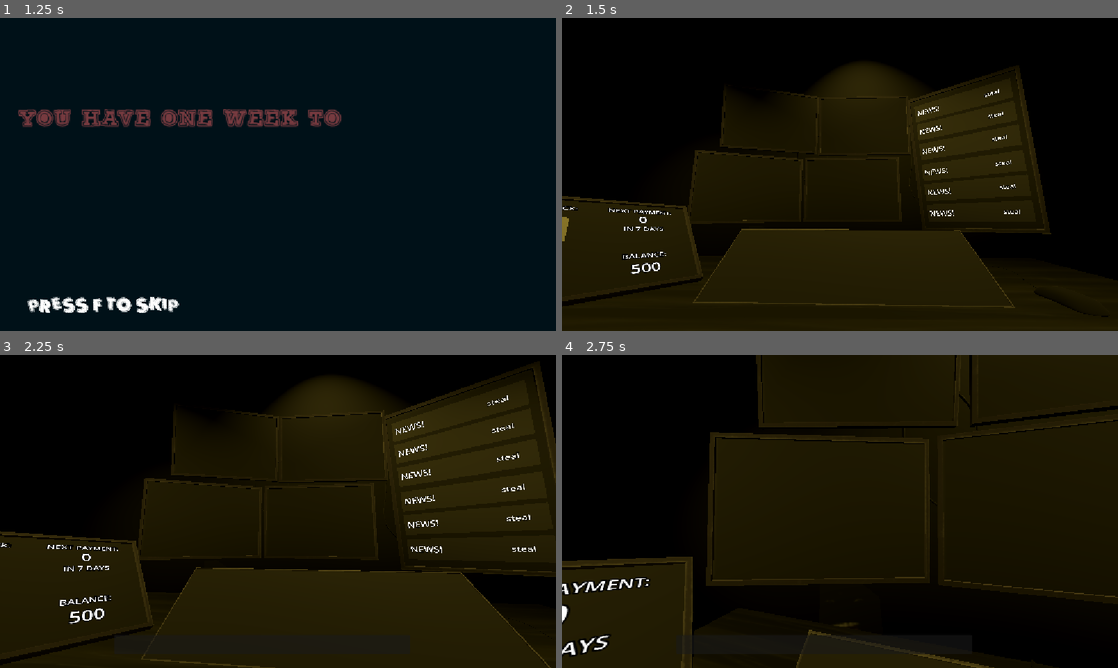
Above: before the commit, frames 1-4 (two rows, left to right).
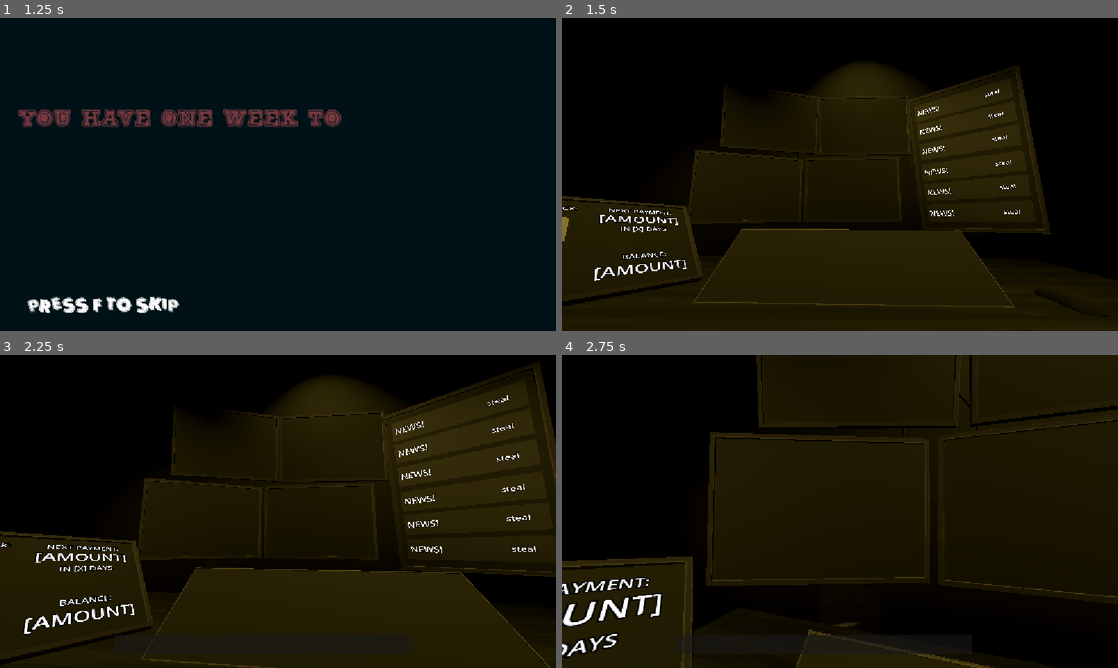
Above: after the commit, the same moments.

Repository: Lilly12568/Stockbouncer
Game: Godot game, scene res://mainmenu.tscn
Two runs of this game, one before a commit and one after it. Both use one fixed random seed, a clock stepped at 60 frames per second and the inputs below. Sound files missing from this copy of the repository are replaced by a short silence.
Inputs (mouse positions are in pixels of both pictures, inside the frame that each line leads up to):
- Up to frame 1 (1.25 s): click "START" at 0.5 s
- Up to frame 2 (1.5 s): tap F at 1.25 s; move the mouse to (962, 158) at 1.27 s; hold F from 1.28 s (still down); click (962, 158) at 1.42 s
- Up to frame 3 (2.25 s): tap Space at 2 s; move the mouse to (166, 527) at 2.02 s; release F at 2.03 s; tap F at 2.1 s; click (166, 527) at 2.17 s
- Up to frame 4 (2.75 s): no input

Frame 1 is identical in both runs. In frame 2, 0.6% of the frame differs, in the area x 5-23%, y 62-84%; in frame 3, 0.9%; in frame 4, 1.1%, in the area x 0-19%, y 76-97%.
Error after the commit: Parse Error: Cannot pass a value of type "int" as "String". (res://side_monitor.gd:40)

Commit message:
buying

Diff:
--- a/Variables.gd
+++ b/Variables.gd
@@ -6,45 +6,45 @@
 
 var companies = {
     "tech": {
-        "Pear":"PEAR",
-        "Novidia":"NOIA",
-        "Macrohard":"MAFT",
-        "Goggle":"GGLE",
-        "Smasnug":"SMSG",
-        "Outel":"OUTL",
-        "AND":"AND",
-        "Huaiwei":"HIAW"
+        "Pear":"ÐPEAR",
+        "Novidia":"ÐNOIA",
+        "Macrohard":"ÐMAFT",
+        "Goggle":"ÐGGLE",
+        "Smasnug":"ÐSMSG",
+        "Outel":"ÐOUTL",
+        "AND":"ÐAND",
+        "Huaiwei":"ÐHIAW"
     },
     "shopping": {
-        "Wolmart":"WMT",
-        "Amazoff":"AMZF",
-        "EBuy":"EBY",
-        "AliBabiš":"ABS",
-        "PriceCo":"PRCO",
-        "Azla.cz":"AZLA",
-        "Houska.cz":"HSKA",
-        "Tescon":"TSCN"
+        "Wolmart":"ÓWMT",
+        "Amazoff":"ÓAMZF",
+        "EBuy":"ÓEBY",
+        "AliBabiš":"ÓABS",
+        "PriceCo":"ÓPRCO",
+        "Azla.cz":"ÓAZLA",
+        "Houska.cz":"ÓHSKA",
+        "Tescon":"ÓTSCN"
     },
     "fashion": {
-        "Louis Crouton":"LICN",
-        "Baddidas":"BDDS",
-        "Chapell":"CHPL",
-        "Mike":"MKE",
-        "Tuna":"TNA",
-        "Over Armor":"OVAR",
-        "Old Balance":"ODBL",
-        "Kevin Clein":"CNKN"
+        "Louis Crouton":"ÒLICN",
+        "Baddidas":"ÒBDDS",
+        "Chapell":"ÒHPL",
+        "Mike":"ÒMKE",
+        "Tuna":"ÒTNA",
+        "Over Armor":"ÒOVAR",
+        "Old Balance":"ÒODBL",
+        "Kevin Clein":"ÒCNKN"
     },
     "food": {
-        "Burger Queen":"BGQ",
-        "Four Guys":"FRGS",
-        "McDaniels":"MCDS",
-        "PFC":"PFC",
-        "Chickpotle":"CKPL",
-        "Moonbucks":"MBKS",
-        "Metro":"MTR",
-        "Pizza House":"PZSH",
-        "Sandwich Avenue":"SWAV"
+        "Burger Queen":"ÑBGQ",
+        "Four Guys":"ÑFRGS",
+        "McDaniels":"ÑMCDS",
+        "PFC":"ÑPFC",
+        "Chickpotle":"ÑCKPL",
+        "Moonbucks":"ÑMBKS",
+        "Metro":"ÑMTR",
+        "Pizza House":"ÑPZSH",
+        "Sandwich Avenue":"ÑSWAV"
     }
 }
 
@@ -233,10 +233,10 @@
     var blocked_stocks = []
     if counter >= 5:
         counter = 0
-        var sngle = stories.keys()[rng.randi_range(0, len(stories)-1)]
-        var cat = stories[sngle].keys()[rng.randi_range(0, len(stories[sngle])-1)]
-        var company = companies[cat].keys()[rng.randi_range(0, len(companies[cat])-1)]
-        var story_type = stories[sngle][cat].keys()[rng.randi_range(0, len(stories[sngle][cat])-1)]
+        var sngle = stories.keys().pick_random()
+        var cat = stories[sngle].keys().pick_random()
+        var company = companies[cat].keys().pick_random()
+        var story_type = stories[sngle][cat].keys().pick_random()
         var percentage = 0
         if story_type == "good":
             percentage = rng.randi_range(0,15)
@@ -244,7 +244,7 @@
             percentage = rng.randi_range(-15,0)
         else:
             percentage = rng.randi_range(-15, 15)
-        var story = [stories[sngle][cat][story_type][rng.randi_range(0, len(stories[sngle][cat][story_type])-1)], sngle, cat, company, percentage, 5]
+        var story = [stories[sngle][cat][story_type].pick_random(), sngle, cat, company, percentage, 5]
         print(story)
         stories_shown["saveable"].append(story)
     else:
@@ -288,3 +288,9 @@
                 get_parent().monitors[monitor] = 0
             else:
                 get_parent().monitors[monitor] += 1
+
+func random_path() -> Array[String]:
+    var cat = companies.keys().pick_random()
+    var cmp = companies[cat].keys().pick_random()
+    var stck = companies[cat][cmp]
+    return [cat, cmp, stck]
--- a/side_monitor.gd
+++ b/side_monitor.gd
@@ -35,3 +35,7 @@
 			$Code.visible = true
 			$Company.visible = true
 			$Icon.visible = true
+			var stck = Variables.random_path()
+			$Icon.text = stck[2][0]
+			$Code.text = stck[2].lstrip(1)
+			$Company.text = stck[1]
--- a/side_monitor.tscn
+++ b/side_monitor.tscn
@@ -2,6 +2,7 @@
 
 [ext_resource type="Script" uid="uid://cxgt7y3u0517h" path="res://side_monitor.gd" id="1_vrefm"]
 [ext_resource type="ArrayMesh" uid="uid://0fxunyibuksi" path="res://Meshes/Monitors/Normal/InsiderTradingGame_Monitor.fbx" id="2_172jn"]
+[ext_resource type="FontFile" uid="uid://kh5fu8jkvwcr" path="res://Scripts/OpenSans-SemiBold.ttf" id="3_172jn"]
 
 [sub_resource type="BoxShape3D" id="BoxShape3D_lfxu0"]
 size = Vector3(0.04045105, 0.939209, 1.5087891)
@@ -30,57 +31,69 @@
 transform = Transform3D(0.3512941, 0, 0, 0, 0.3512941, 0, 0, 0, 0.3512941, 0.3240806, 0.36565888, 0.03441843)
 text = "NEXT PAYMENT:
 "
+font = ExtResource("3_172jn")
 font_size = 35
 
 [node name="Quota" type="Label3D" parent="." unique_id=908913002]
 transform = Transform3D(0.3512941, 0, 0, 0, 0.3512941, 0, 0, 0, 0.3512941, 0.32481062, 0.25647083, 0.03441843)
 text = "[AMOUNT]"
+font = ExtResource("3_172jn")
 font_size = 65
 
 [node name="Label3D2" type="Label3D" parent="." unique_id=120702823]
 transform = Transform3D(0.33332628, 0, 0, 0, 0.33332628, 0, 0, 0, 0.33332628, -0.36339933, 0.36020494, 0.03441843)
 text = "UNLOCK NEW STOCK:"
+font = ExtResource("3_172jn")
 
 [node name="Label3D10" type="Label3D" parent="." unique_id=476387566]
 transform = Transform3D(0.3051948, 0, 0, 0, 0.3051948, 0, 0, 0, 0.3051948, -0.36339933, -0.070890784, 0.03441843)
 text = "PRICE:"
+font = ExtResource("3_172jn")
 
 [node name="Price" type="Label3D" parent="." unique_id=1502770171]
 transform = Transform3D(0.49665377, 0, 0, 0, 0.49665377, 0, 0, 0, 0.49665377, -0.36339933, -0.17932308, 0.03441843)
 text = "[AMOUNT]"
+font = ExtResource("3_172jn")
 
 [node name="Label3D12" type="Label3D" parent="." unique_id=1151414985]
 transform = Transform3D(0.49665377, 0, 0, 0, 0.49665377, 0, 0, 0, 0.49665377, -0.36339933, -0.31673768, 0.03441843)
 text = "BUY"
+font = ExtResource("3_172jn")
 
 [node name="Company" type="Label3D" parent="." unique_id=96368238]
 transform = Transform3D(0.3051948, 0, 0, 0, 0.3051948, 0, 0, 0, 0.3051948, -0.36339933, 0.0909884, 0.03441843)
 visible = false
 text = "[COMPANY NAME]"
+font = ExtResource("3_172jn")
 
 [node name="Code" type="Label3D" parent="." unique_id=2125450149]
 transform = Transform3D(0.3051948, 0, 0, 0, 0.3051948, 0, 0, 0, 0.3051948, -0.2709049, 0.19020718, 0.03441843)
 visible = false
 text = "[CODE]"
+font = ExtResource("3_172jn")
 
 [node name="Icon" type="Label3D" parent="." unique_id=1416241583]
 transform = Transform3D(0.3051948, 0, 0, 0, 0.3051948, 0, 0, 0, 0.3051948, -0.483831, 0.19020718, 0.03441843)
 visible = false
 text = "[ICON]"
+font = ExtResource("3_172jn")
 
 [node name="Quota days" type="Label3D" parent="." unique_id=215576475]
 transform = Transform3D(0.3512941, 0, 0, 0, 0.3512941, 0, 0, 0, 0.3512941, 0.3314023, 0.13253333, 0.03441843)
 text = "IN [X] DAYS"
+font = ExtResource("3_172jn")
 font_size = 35
 
 [node name="Label3D5" type="Label3D" parent="." unique_id=1536103065]
 transform = Transform3D(0.3512941, 0, 0, 0, 0.3512941, 0, 0, 0, 0.3512941, 0.3240806, -0.17352012, 0.03441843)
 text = "BALANCE:"
+font = ExtResource("3_172jn")
 font_size = 35
 
 [node name="Balance" type="Label3D" parent="." unique_id=1638477759]
 transform = Transform3D(0.3512941, 0, 0, 0, 0.3512941, 0, 0, 0, 0.3512941, 0.32481062, -0.29764524, 0.03441843)
 text = "[AMOUNT]"
+font = ExtResource("3_172jn")
 font_size = 65
 
 [node name="MeshInstance3D" type="MeshInstance3D" parent="." unique_id=1838491069]
@@ -96,5 +109,6 @@
 [node name="?" type="Label3D" parent="." unique_id=1908405042]
 transform = Transform3D(1.44, 0, 0, 0, 1.44, 0, 0, 0, 1, -0.3755224, 0.14696176, 0.034)
 text = "?"
+font = ExtResource("3_172jn")
 
 [connection signal="input_event" from="Area3D" to="." method="_on_buy_push"]
Binary file added: Scripts/OpenSans-SemiBold.ttf
Not shown, added: Scripts/OpenSans-SemiBold.ttf.import
